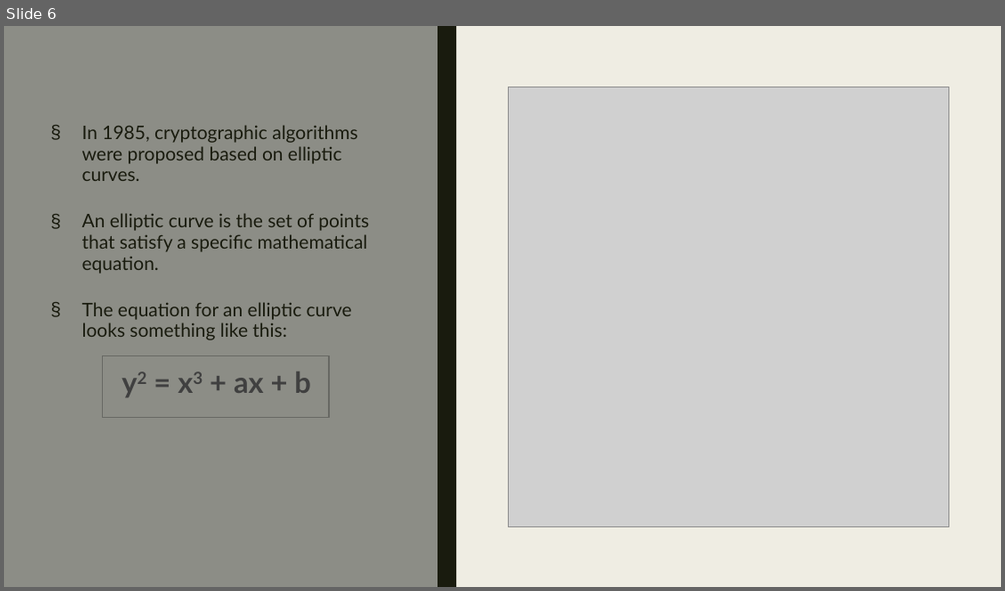
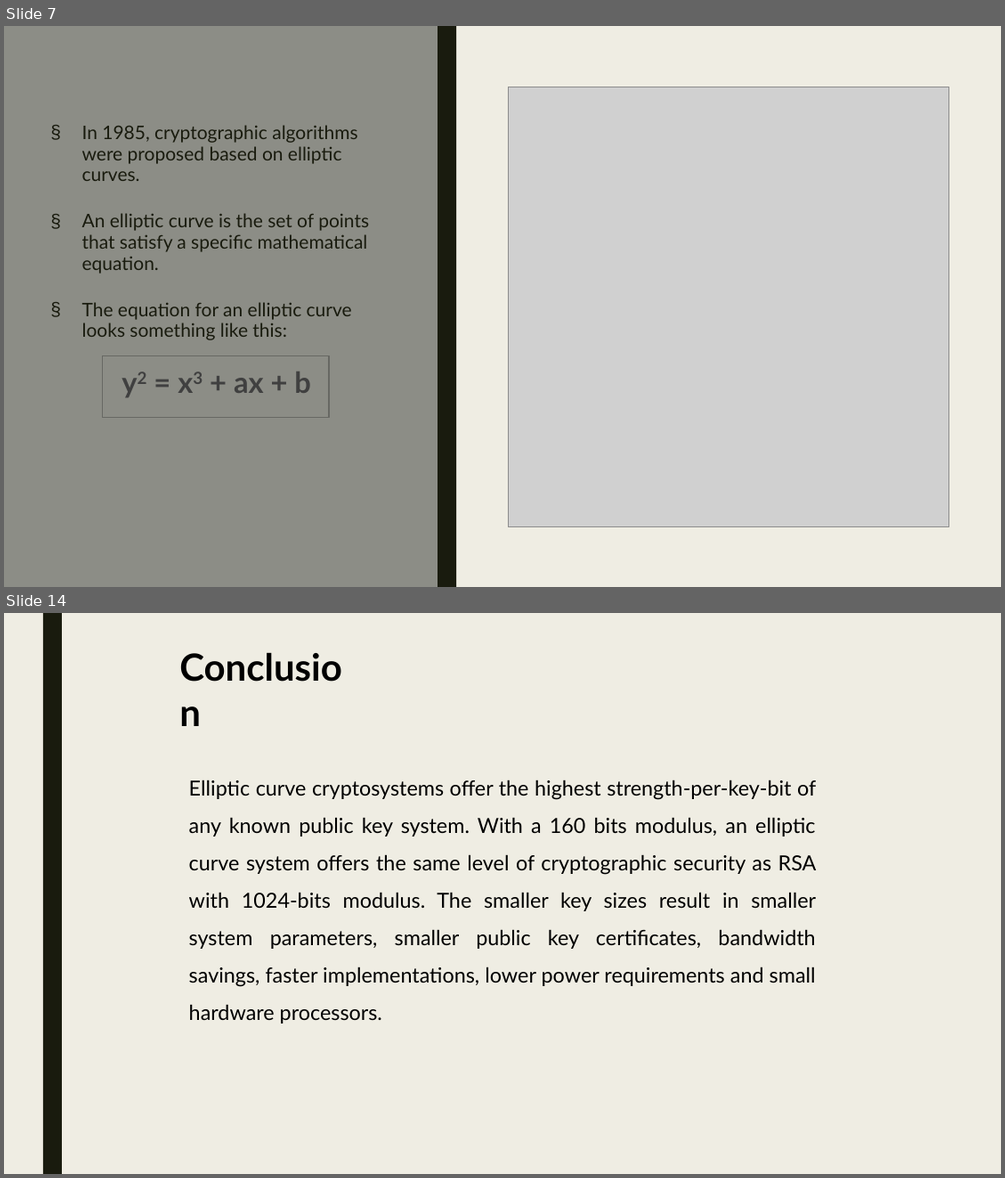
Before and after one commit to Jaidev810/ECC-Cipher, a slide deck: Ecc Cipher.pptx. Shown one above the other, each under a label of ours: slide 6 before the commit, slides 7 and 14 after it; the slides between them are not shown. The pictures are 1005x591 and 1005x1178 pixels, drawn with LibreOffice and Linux fonts; fonts in the diff are those of the drawing; grey boxes stand for pictures. Boxes give left, top, right and bottom in pixels: in the first picture for what was removed or moved away, otherwise in the second. Text is boxed around its words. In the diff, an @@ line names an element or a change of style, - is before the commit and + after.

```diff
--- a/Ecc Cipher.pptx
+++ b/Ecc Cipher.pptx
@@ slide 14 added at box(4, 613, 1001, 1174), background #EFEDE3 @@
@@ rectangle added at box(43, 613, 62, 1174), fill #191B0E @@
@@ text added at box(172, 641, 362, 694), 36 pt, text #000000, bold @@
+Conclusion
@@ text added at box(189, 779, 817, 1023), 20 pt, text #000000 @@
+Elliptic curve cryptosystems offer the highest strength-per-key-bit of any known public key system. With a 160 bits modulus, an elliptic curve system offers the same level of cryptographic security as RSA with 1024-bits modulus. The smaller key sizes result in smaller system parameters, smaller public key certificates, bandwidth savings, faster implementations, lower power requirements and small hardware processors.
@@ what was slide 6 is now slide 7 @@
```
Also in this commit, not shown: 1 slide changed, 6 other slides added, 2 slides removed.
